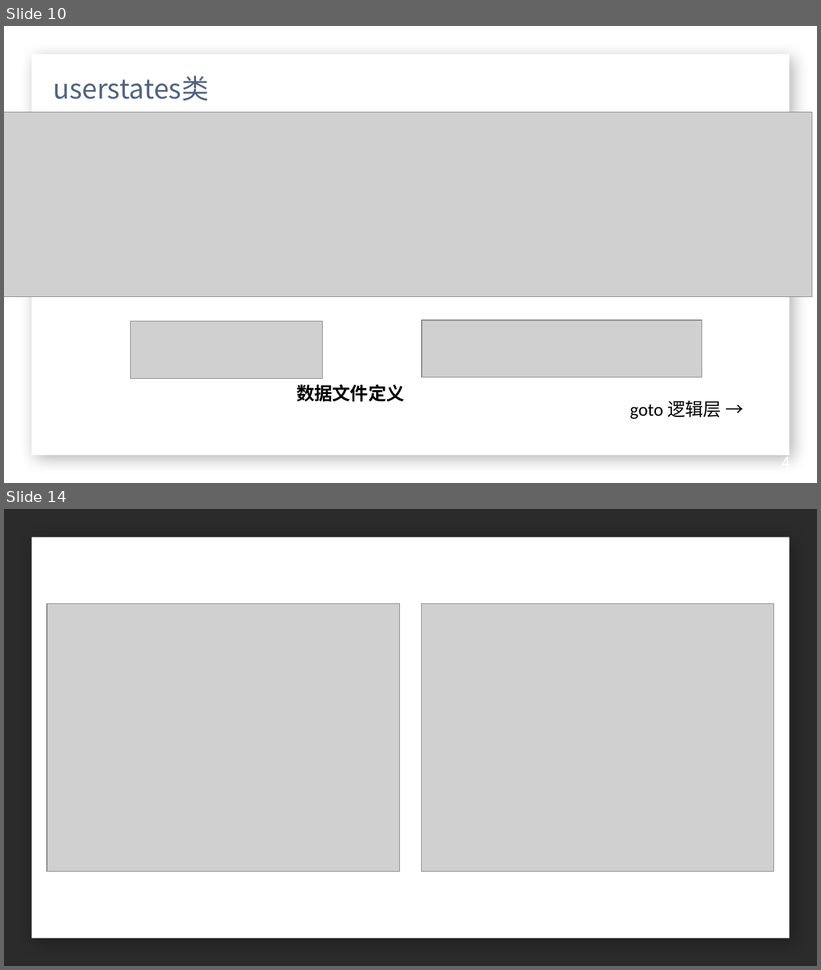
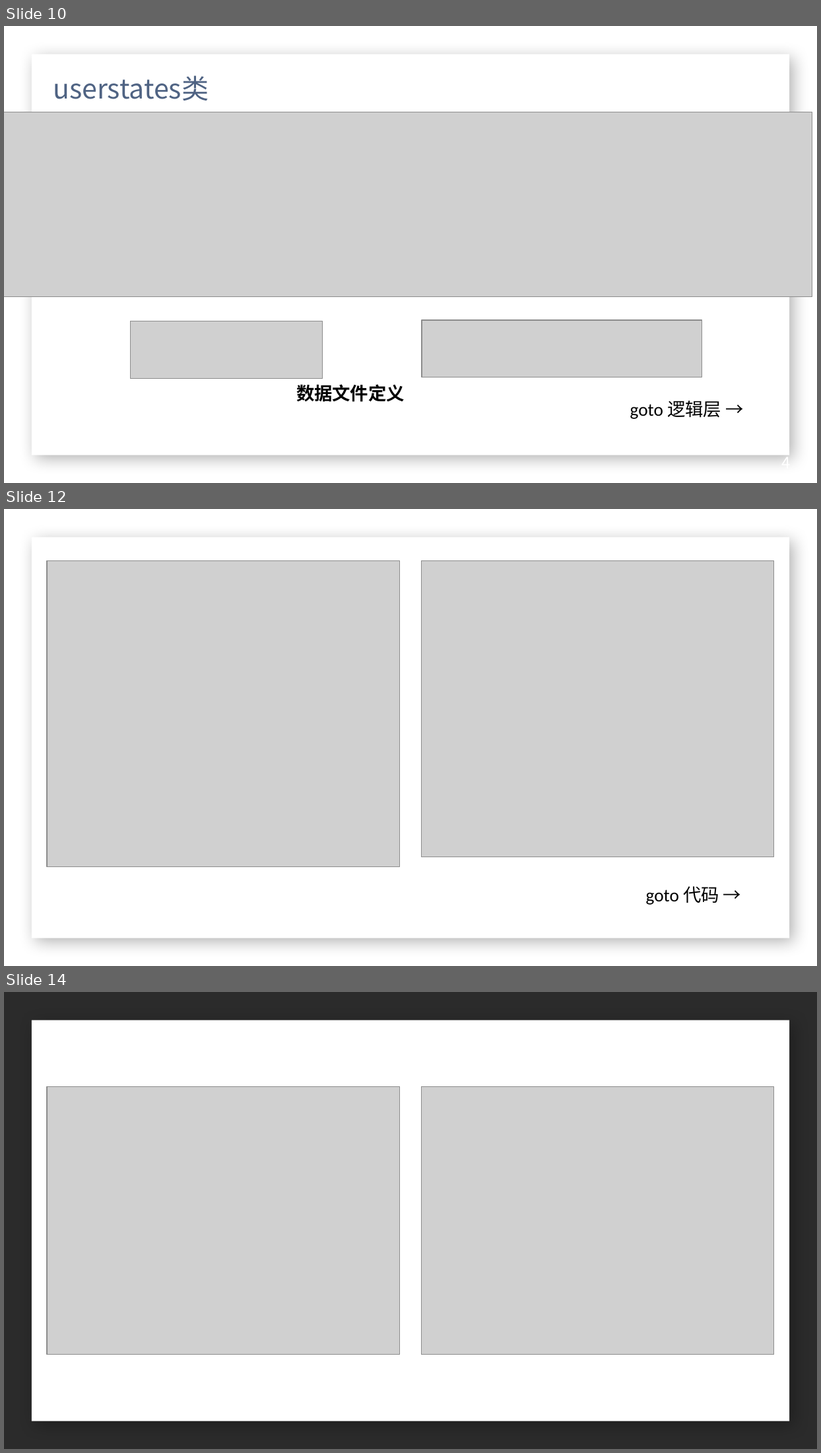
Before and after one commit to quanzixiu/Library-Management-System, a slide deck: 文档/展示PPT_第四周_补充_第五周.pptx. Shown one above the other, each under a label of ours: slides 10 and 14 before the commit, slides 10, 12 and 14 after it; the slides between them are not shown. The pictures are 821x970 and 821x1453 pixels, drawn with LibreOffice and Linux fonts; fonts in the diff are those of the drawing; grey boxes stand for pictures; background and template pictures are left out; a plain dark background stands for a picture behind light text. Boxes give left, top, right and bottom in pixels: in the first picture for what was removed or moved away, otherwise in the second. Text is boxed around its words. In the diff, an @@ line names an element or a change of style, - is before the commit and + after.

```diff
--- a/文档/展示PPT_第四周_补充_第五周.pptx
+++ b/文档/展示PPT_第四周_补充_第五周.pptx
@@ slide 12 added at (4, 509, 817, 966), background picture (left out); not listed: 1 template element that a slide beside it also shows @@
@@ picture added at (47, 561, 400, 867) @@
@@ picture added at (421, 561, 774, 858) @@
@@ text added at (646, 887, 719, 905), 16 pt, text #000000 @@
+goto 代码 →
```
Also in this commit, not shown: 4 slides changed, 1 other slide added, 2 slides removed, 4 other files.
